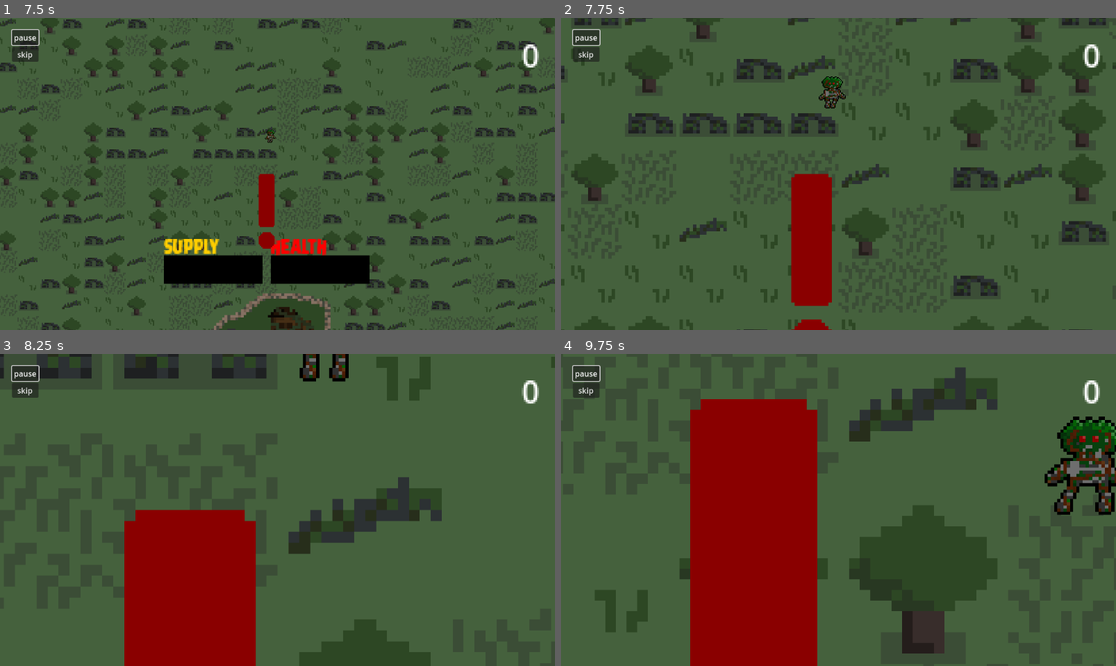
Above: before the commit, frames 1-4 (two rows, left to right).
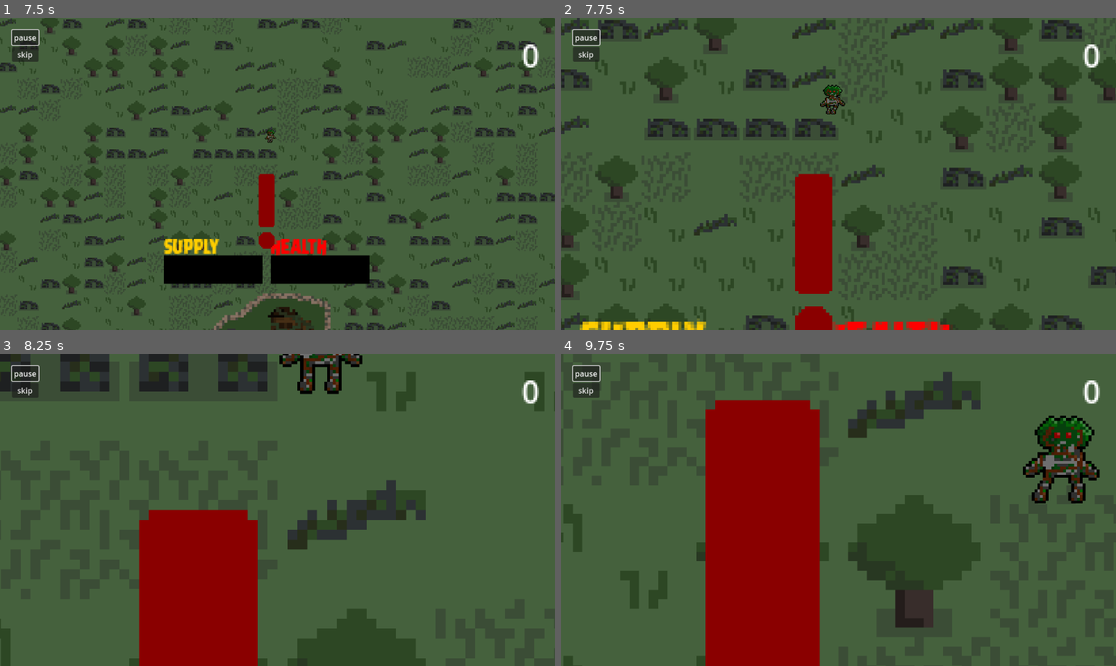
Above: after the commit, the same moments.

Repository: lewis785/ludum-dare-53
Game: Godot game, scene res://scenes/main.tscn
Same seed, same stepped clock (60 frames per second), same inputs: the game is played once before the commit and once after it.
Inputs (mouse positions are in pixels of both pictures, inside the frame that each line leads up to):
- Up to frame 1 (7.5 s): click "start" at 0.5 s; click "skip" at 1.25 s; click "slow" at 2 s; click "skip" at 2.75 s; click "slow" at 3.5 s; click "skip" at 4.25 s; click "slow" at 5 s; click "pause" at 5.75 s; click "paused" at 6.5 s; move the mouse to (271, 236) at 7.27 s; hold E (camera_zoom_in) from 7.28 s (still down); click (271, 236) at 7.42 s
- Up to frame 2 (7.75 s): keep holding E (camera_zoom_in); tap Q (camera_zoom_out) at 7.55 s
- Up to frame 3 (8.25 s): move the mouse to (166, 525) at 8.02 s; release E (camera_zoom_in) at 8.03 s; tap Q (camera_zoom_out) at 8.1 s; click (166, 525) at 8.17 s
- Up to frame 4 (9.75 s): tap E (camera_zoom_in) at 8.3 s; move the mouse to (894, 441) at 8.77 s; press the mouse at (894, 441) at 8.78 s; tap Q (camera_zoom_out) at 9.05 s; move the mouse to (810, 572) at 9.52 s; release the mouse at (810, 572) at 9.53 s; tap S (camera_down) at 9.6 s; click (810, 572) at 9.67 s

Frame 1 is identical in both runs. In frame 2, 22% of the frame differs, in the area x 0-100%, y 0-100%; in frame 3, 8.8%; in frame 4, 13%.

Commit message:
feat: wheel

Diff:
--- a/project.godot
+++ b/project.godot
@@ -76,11 +76,13 @@
 camera_zoom_in={
 "deadzone": 0.5,
 "events": [Object(InputEventKey,"resource_local_to_scene":false,"resource_name":"","device":-1,"window_id":0,"alt_pressed":false,"shift_pressed":false,"ctrl_pressed":false,"meta_pressed":false,"pressed":false,"keycode":0,"physical_keycode":69,"key_label":0,"unicode":101,"echo":false,"script":null)
+, Object(InputEventMouseButton,"resource_local_to_scene":false,"resource_name":"","device":-1,"window_id":0,"alt_pressed":false,"shift_pressed":false,"ctrl_pressed":false,"meta_pressed":false,"button_mask":8,"position":Vector2(139, 20),"global_position":Vector2(143, 63),"factor":1.0,"button_index":4,"pressed":true,"double_click":false,"script":null)
 ]
 }
 camera_zoom_out={
-"deadzone": 0.5,
+"deadzone": 0.48,
 "events": [Object(InputEventKey,"resource_local_to_scene":false,"resource_name":"","device":-1,"window_id":0,"alt_pressed":false,"shift_pressed":false,"ctrl_pressed":false,"meta_pressed":false,"pressed":false,"keycode":0,"physical_keycode":81,"key_label":0,"unicode":113,"echo":false,"script":null)
+, Object(InputEventMouseButton,"resource_local_to_scene":false,"resource_name":"","device":-1,"window_id":0,"alt_pressed":false,"shift_pressed":false,"ctrl_pressed":false,"meta_pressed":false,"button_mask":16,"position":Vector2(106, 13),"global_position":Vector2(110, 56),"factor":1.0,"button_index":5,"pressed":true,"double_click":false,"script":null)
 ]
 }
 active={
--- a/scenes/Camera/camera_controller.gd
+++ b/scenes/Camera/camera_controller.gd
@@ -25,9 +25,10 @@
 		movement.y -= camera_speed
 	if Input.is_action_pressed("camera_down"):
 		movement.y += camera_speed
-	if Input.is_action_pressed("camera_zoom_in"):
+	if Input.is_action_pressed("camera_zoom_in") or Input.is_action_just_released("camera_zoom_in"):
+		print(123)
 		set_zoom(get_zoom() + ((camera_zoom_speed * get_zoom())/10))
-	if Input.is_action_pressed("camera_zoom_out"):
+	if Input.is_action_pressed("camera_zoom_out") or Input.is_action_just_released("camera_zoom_out"):
 		set_zoom(get_zoom() - ((camera_zoom_speed * get_zoom())/10))
 
 	camera_speed = max_camera_speed / ((get_zoom().x+1) / 2)
